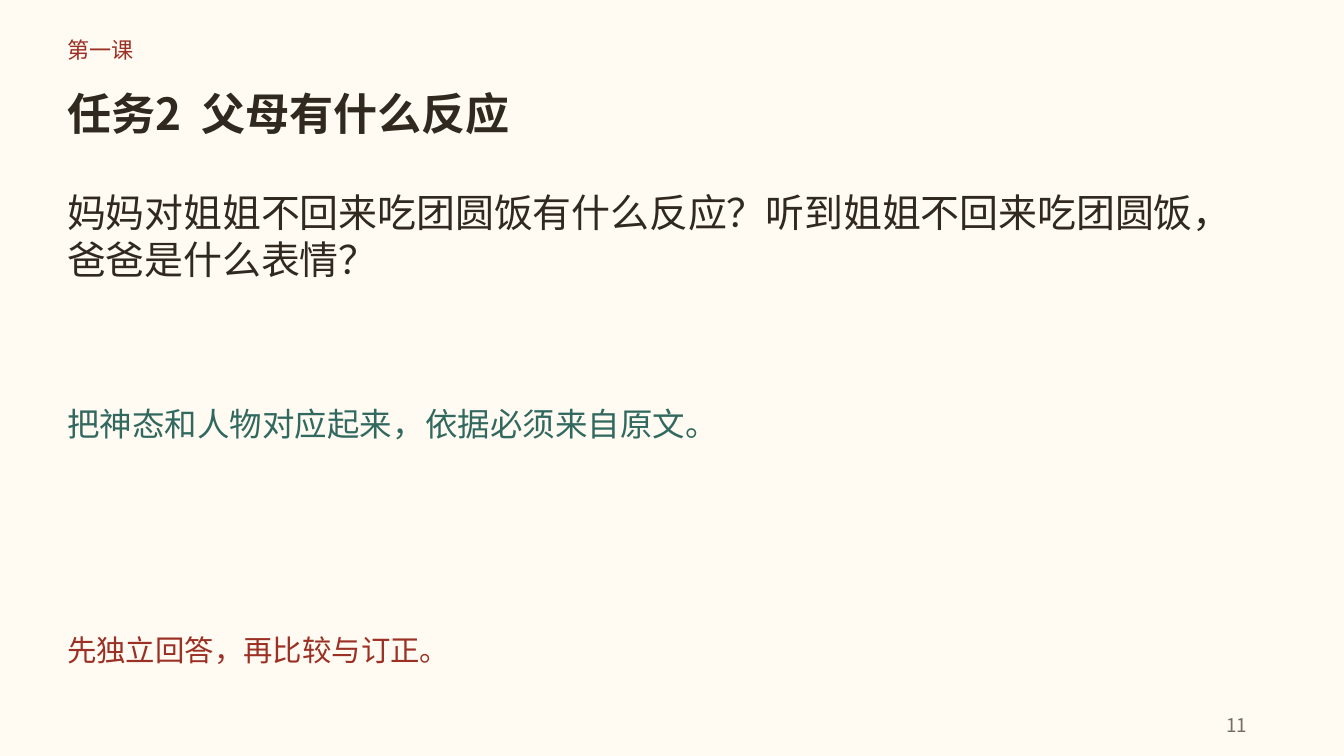
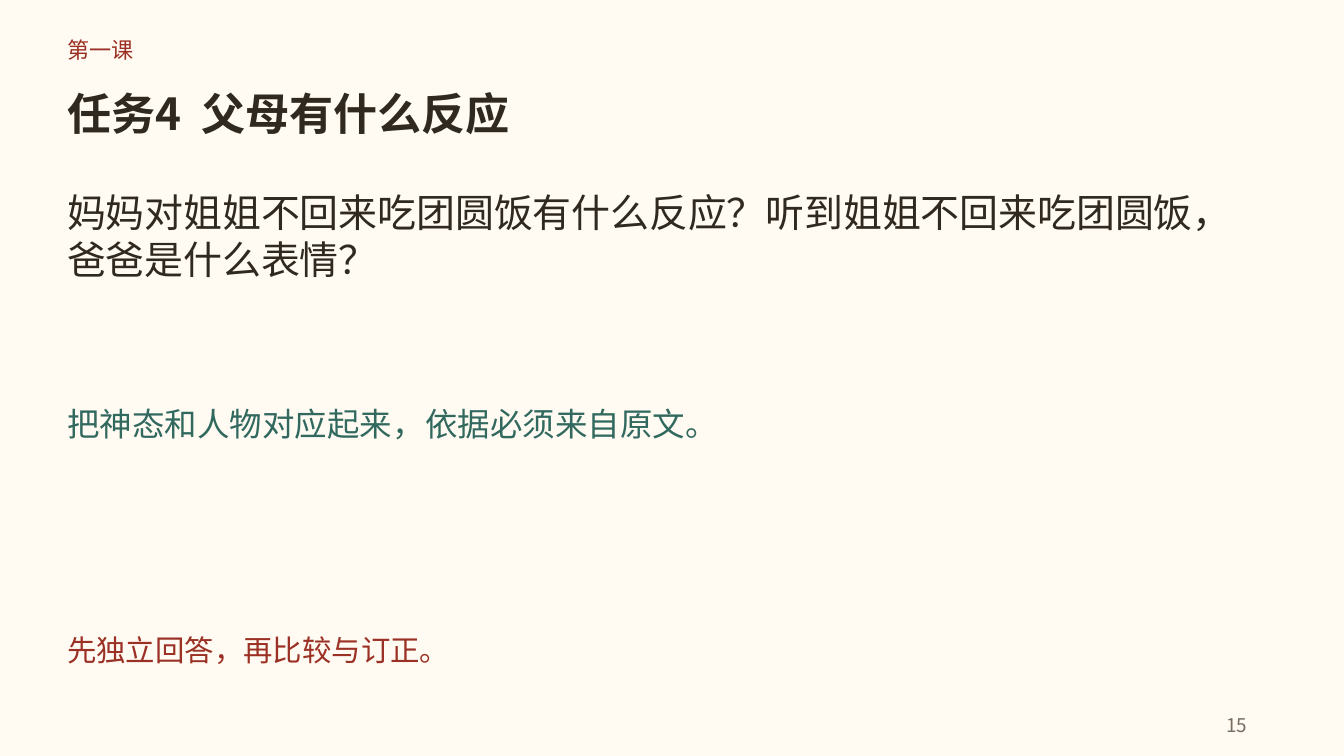
Before and after one commit to lf9675/huawentong-home, a slide deck: slide 15 of du/textbook/1hcl/unit2/tuanyuanfan/downloads/tuanyuanfan-teaching.pptx (slide 11 before the commit). Drawn at 1344x756 pixels with LibreOffice and Linux fonts; fonts in the diff are those of the drawing. Boxes give left, top, right and bottom in pixels: in the first picture for what was removed or moved away, otherwise in the second. Text is boxed around its words. In the diff, an @@ line names an element or a change of style, - is before the commit and + after.

```diff
--- a/du/textbook/1hcl/unit2/tuanyuanfan/downloads/tuanyuanfan-teaching.pptx
+++ b/du/textbook/1hcl/unit2/tuanyuanfan/downloads/tuanyuanfan-teaching.pptx
@@ text at (x1=67, y1=92, x2=509, y2=134): text changed @@
-任务2 父母有什么反应
+任务4 父母有什么反应
@@ text at (x1=1226, y1=718, x2=1247, y2=732): text changed @@
-11
+15
```
Also in this commit, not shown: 18 other slides changed, 5 slides added, 1 slide removed, 37 other files.
